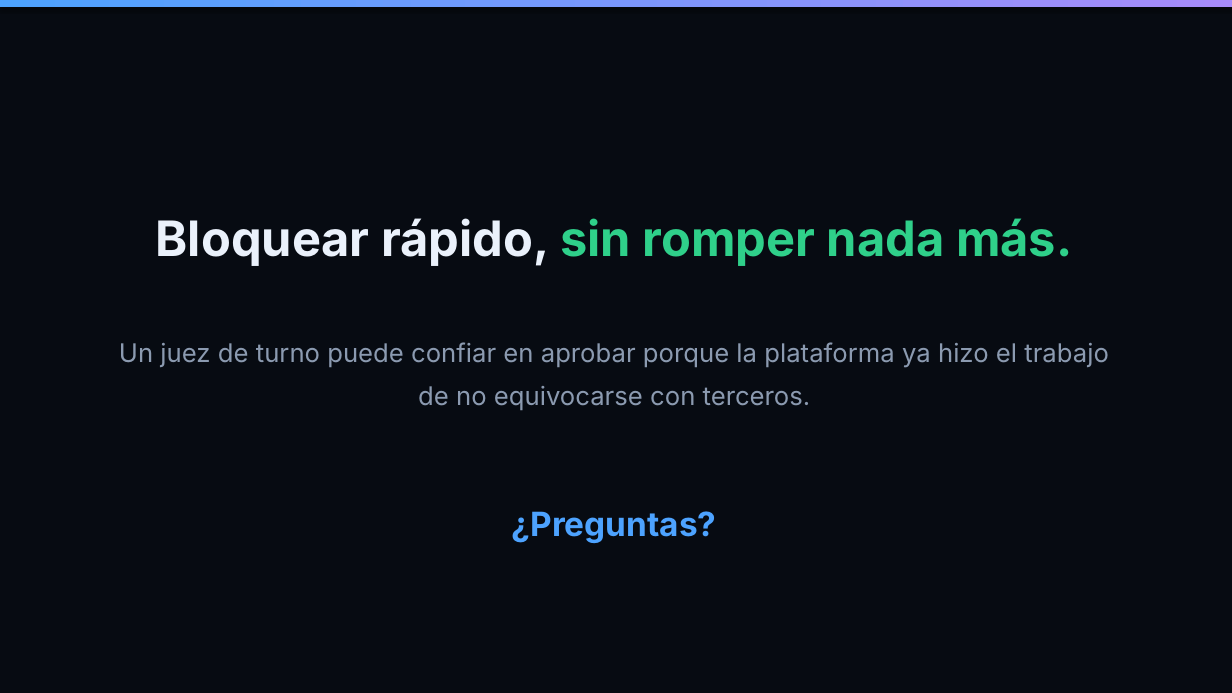
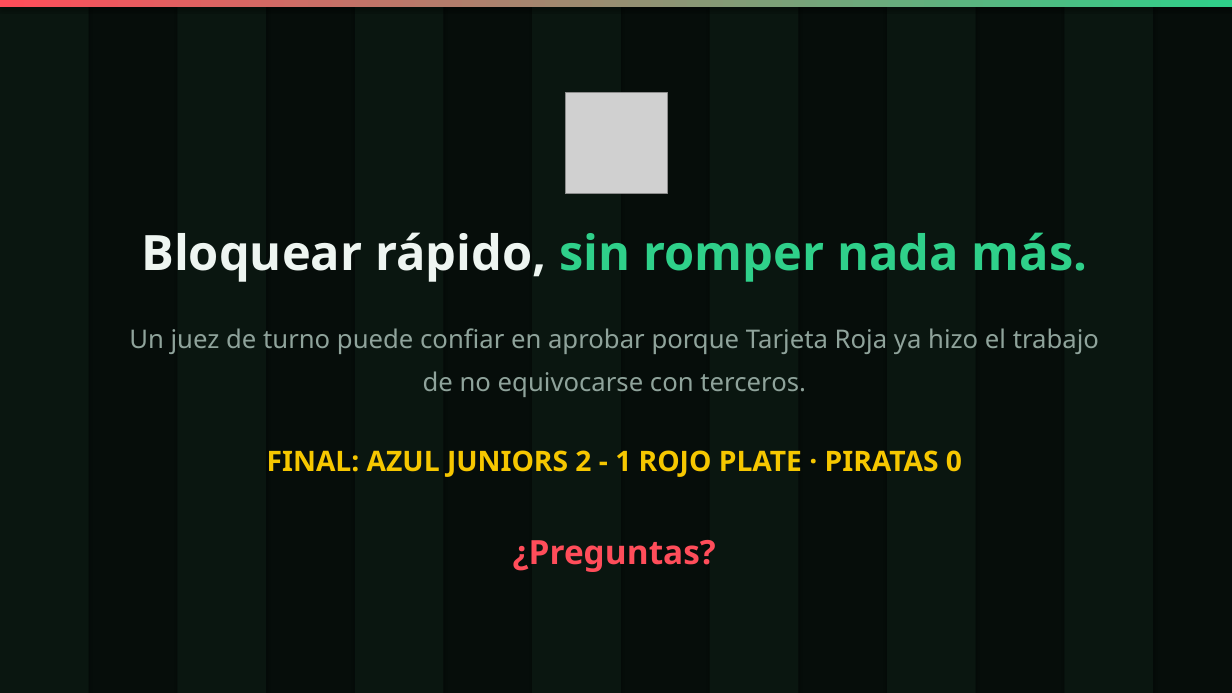
Before and after one commit to Maurezg7/achique, a slide deck: slide 11 of entrega/presentacion.pptx. Drawn at 1232x693 pixels with LibreOffice and Linux fonts; fonts in the diff are those of the drawing; grey boxes stand for pictures. Boxes give left, top, right and bottom in pixels: in the first picture for what was removed or moved away, otherwise in the second. Text is boxed around its words. In the diff, an @@ line names an element or a change of style, - is before the commit and + after.

Commit message:
docs: presentación con la marca Tarjeta Roja y la UI nueva

```diff
--- a/entrega/presentacion.pptx
+++ b/entrega/presentacion.pptx
@@ background #070B12 to #060D0A @@
@@ rectangle at <box>0,0,1232,7</box>: fill gradient #4DA3FF to #A78BFA to gradient #FF4D5A to #2FD08A @@
@@ rectangle added at <box>0,0,89,693</box>, fill #0A1610 @@
@@ rectangle added at <box>177,0,266,693</box>, fill #0A1610 @@
@@ rectangle added at <box>355,0,444,693</box>, fill #0A1610 @@
@@ rectangle added at <box>532,0,621,693</box>, fill #0A1610 @@
@@ rectangle added at <box>710,0,799,693</box>, fill #0A1610 @@
@@ rectangle added at <box>887,0,976,693</box>, fill #0A1610 @@
@@ rectangle added at <box>1065,0,1153,693</box>, fill #0A1610 @@
@@ picture added at <box>566,92,667,194</box> @@
@@ text "Bloquear rápido, sin romper nada ...": place and size @@
-text "Bloquear rápido, sin romper nada ..." at <box>156,218,1072,266</box>
+text "Bloquear rápido, sin romper nada ..." at <box>141,232,1088,282</box>
@@ text "Bloquear rápido, sin romper nada ..." at <box>141,232,1088,282</box>: font Inter to Noto Sans; text colour #EAF1FB to #EEF5F1 in "Bloquear rápido," @@
@@ text "Un juez de turno puede ...": place and size @@
-text "Un juez de turno puede ..." at <box>119,342,1109,410</box>
+text "Un juez de turno puede ..." at <box>129,328,1099,397</box>
@@ text at <box>129,328,1099,354</box>: text changed; font Inter to Noto Sans; text colour #8B9AB0 to #8FA39B @@
-Un juez de turno puede confiar en aprobar porque la plataforma ya hizo el trabajo
+Un juez de turno puede confiar en aprobar porque Tarjeta Roja ya hizo el trabajo
@@ text at <box>423,371,806,397</box>: font Inter to Noto Sans, text colour #8B9AB0 to #8FA39B in "de no equivocarse con terceros." @@
@@ text added at <box>267,450,962,477</box>, 22 pt, text #F6C700, bold @@
+FINAL: AZUL JUNIORS 2 - 1 ROJO PLATE · PIRATAS 0
@@ text "¿Preguntas?": place and size @@
-text "¿Preguntas?" at <box>512,511,717,543</box>
+text "¿Preguntas?" at <box>513,540,716,572</box>
@@ text "¿Preguntas?" at <box>513,540,716,572</box>: font Inter to Noto Sans, text colour #4DA3FF to #FF4D5A @@
```
Also in this commit, not shown: 10 other slides changed.
